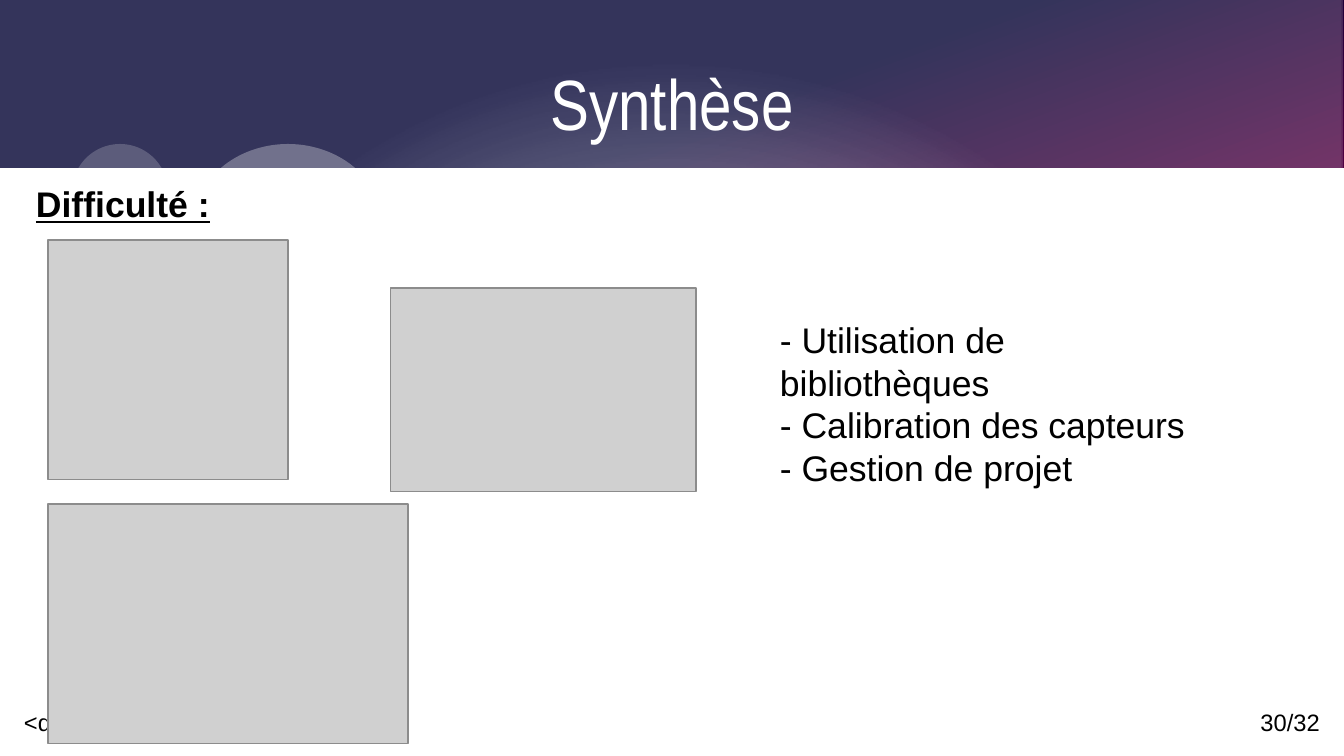
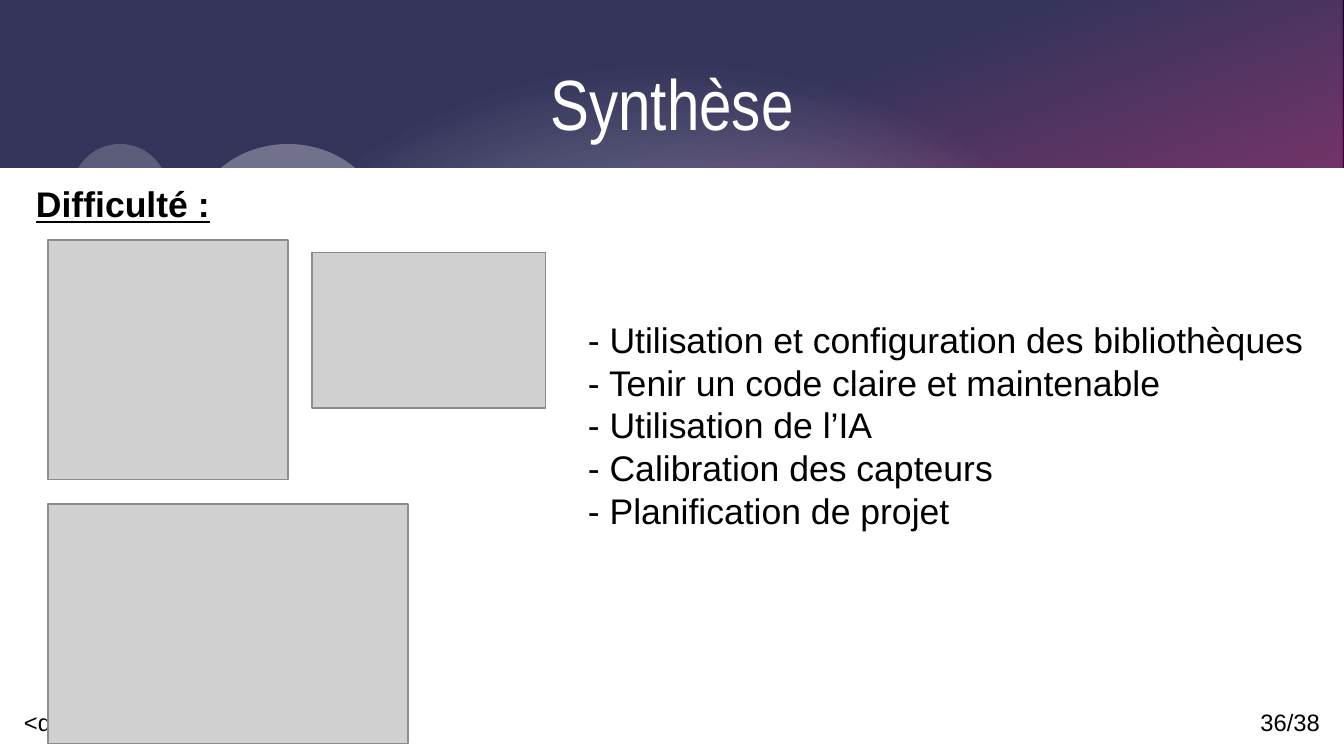
Before and after one commit to Corentinh2/PROJET_GESTIONNAIRE_DE_CHARGE, a slide deck: slide 36 of Revues/DiapoRevue3_VR.odp (slide 30 before the commit). Drawn at 1344x756 pixels with LibreOffice and Linux fonts; fonts in the diff are those of the drawing; grey boxes stand for pictures. Boxes give left, top, right and bottom in pixels: in the first picture for what was removed or moved away, otherwise in the second. Text is boxed around its words. In the diff, an @@ line names an element or a change of style, - is before the commit and + after.

```diff
--- a/Revues/DiapoRevue3_VR.odp
+++ b/Revues/DiapoRevue3_VR.odp
@@ picture: place and size @@
-picture at [391,288,696,491]
+picture at [312,252,545,409]
@@ text "- Utilisation et configuration des ...": place and size @@
-text "- Utilisation et configuration des ..." at [780,327,1184,488]
+text "- Utilisation et configuration des ..." at [609,326,1302,531]
@@ text at [609,326,1302,439]: text changed @@
-- Utilisation de bibliothèques
+- Utilisation et configuration des bibliothèques
+- Tenir un code claire et maintenable
+- Utilisation de l’IA
@@ text at [610,498,949,531]: text changed @@
-- Gestion de projet
+- Planification de projet
@@ page number at [1260,713,1319,732]: text changed @@
-30/32
+36/38
```
Also in this commit, not shown: 12 other slides changed, 8 slides added, 2 slides removed, 33 other files.
